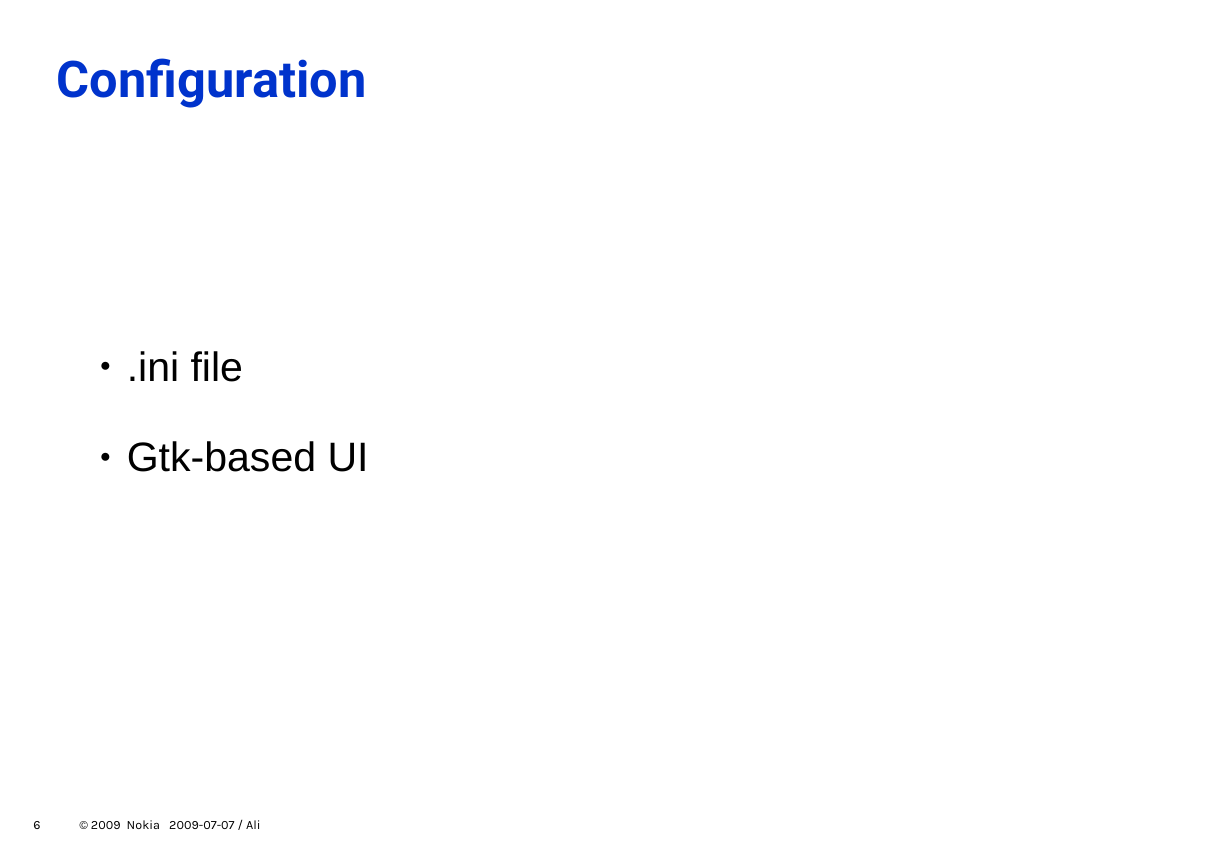
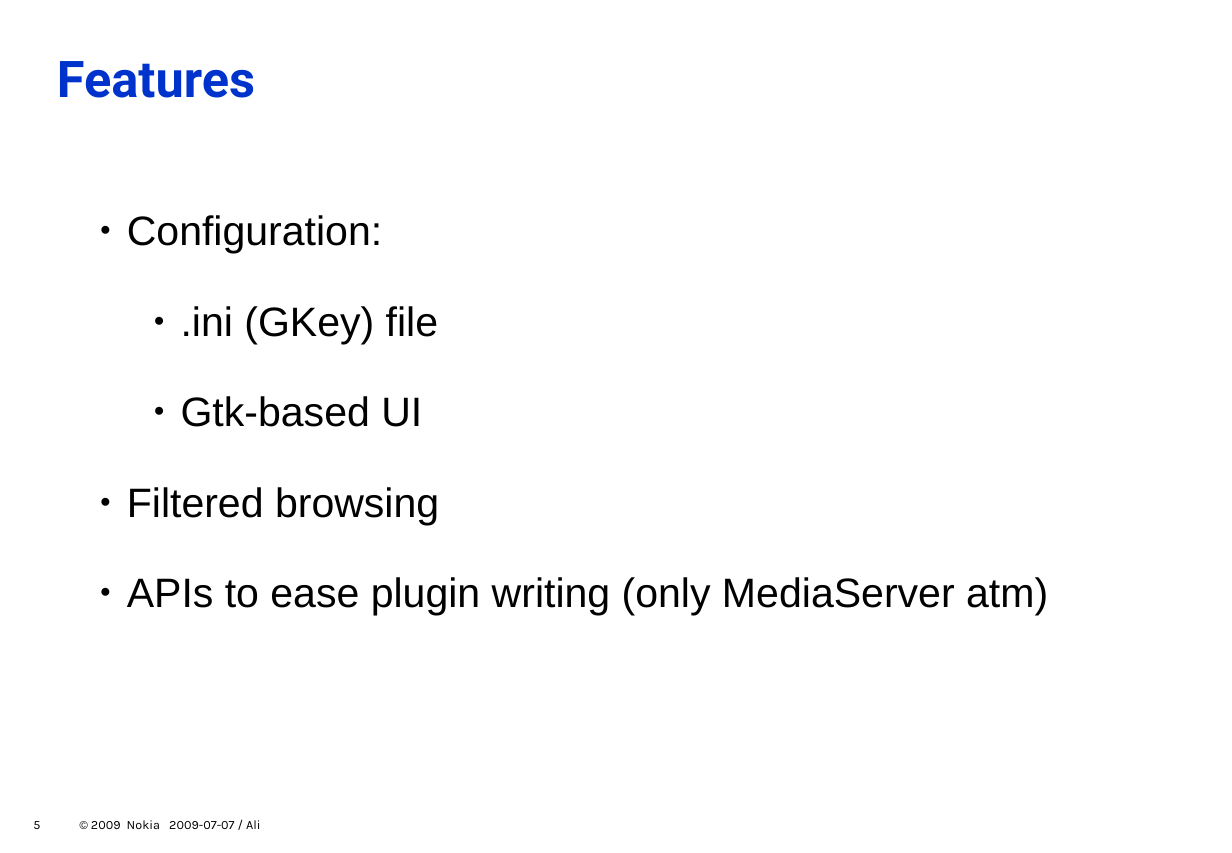
Before and after one commit to zeenix/rygel-presentation-2009, a slide deck: slide 5 of slides.odp (slide 6 before the commit). Drawn at 1232x853 pixels with LibreOffice and Linux fonts; fonts in the diff are those of the drawing; background and template pictures are left out. Boxes give left, top, right and bottom in pixels: in the first picture for what was removed or moved away, otherwise in the second. Text is boxed around its words. In the diff, an @@ line names an element or a change of style, - is before the commit and + after.

Commit message:
Turn "configuration" slide into "Features" slide

```diff
--- a/slides.odp
+++ b/slides.odp
@@ title at <box>57,61,255,98</box>: text changed @@
-Configuration
+Features
@@ text at <box>127,215,438,344</box>: text changed @@
-    ● .ini file
+    ● Configuration:
+        ● .ini (GKey) file
@@ text at <box>181,396,422,427</box>: list level 3 to 5 in "Gtk-based UI" @@
@@ text at <box>127,487,1048,616</box>: paragraphs added @@
+    ● Filtered browsing
+    ● APIs to ease plugin writing (only MediaServer atm)
```
